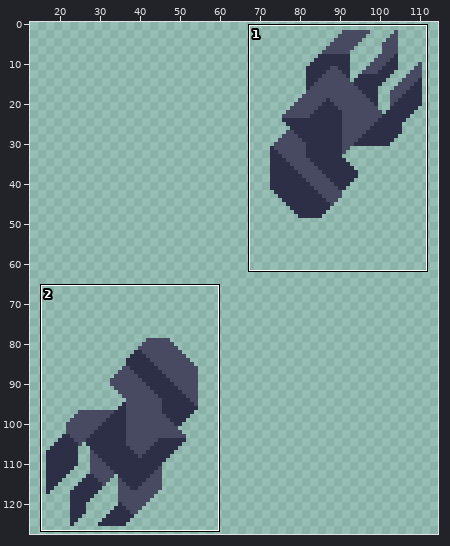
Sprite sheet, stored at sprites/units/axatar/ground-attack/hornet-leg.png. The picture above shows the old version from afar; the outline marks the close-up.
Close-up. Before the commit:
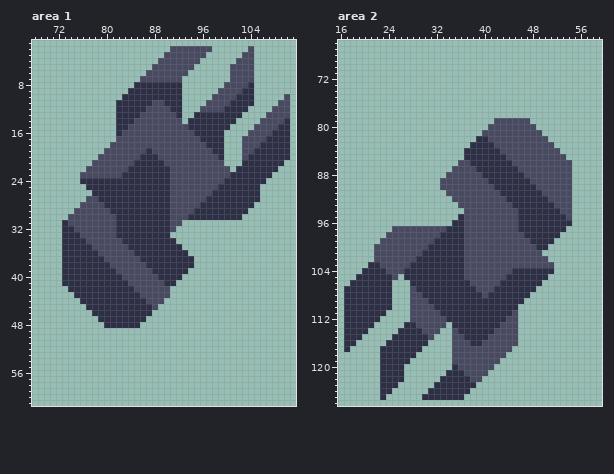
The file is 128x128 pixels. Shown: area 1: x 68..111, y 1..61; area 2: x 16..59, y 66..126. The wide view leaves out empty margins.
And afterwards:
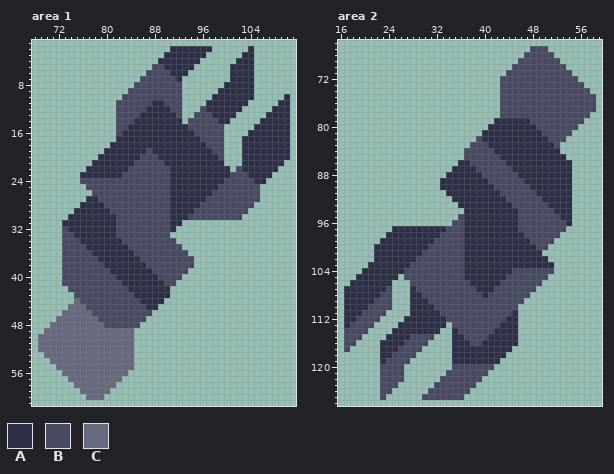
Palette (. is transparent): A #2c2f45  B #474a61  C #67697f
Difference:
Changed rows in their new state; - is an unchanged pixel.
Area 1:
first column x 69:
 2 ----------------------AAAAAAA------A------
 3 ---------------------AAAAAAA------AA------
 4 --------------------AAAAAAA------AAA------
 5 ---------------------AAAAA------AAAA------
 6 ----------------------AAA-------AAAA------
 7 -----------------------A--------AAAA------
 8 ----------------BBBBBBBB-------AAAA-------
 9 ---------------BBBBBBBBB------AAAA--------
10 --------------BBBBBBBBBB-----AAAA--------A
11 -------------BBBBBBAABBB----AAAA---.----AA
12 -------------BBBBBAAAABB----AAA---.----AAA
13 -------------BBBBAAAAAAB--BBB----.----AAAA
14 -------------BBBAAAAAAAA-BBBBB--.----AAAA-
15 -------------BBAAAAAAAAAABBBBBB.----AAAA--
16 -------------BAAAAAAAAAAAABBBBB----AAAA---
17 -------------AAAAAAAAAAAAAABBBB---AAAA----
18 ------------AAAAAAAAAAAAAAAABBB---AAA-----
19 -----------AAAAAAABAAAAAAAAAABB---AA------
20 ----------AAAAAAABBBAAAAAAAAAAB---A-------
21 ---------AAAAAAABBBBBAAAAAAAAAA-----------
22 --------AAAAAAABBBBBBBAAAAAAAAAA-B--------
23 -------AAAAAAABBBBBBBBAAAAAAAAAABBB-------
24 -------BBBBBBBBBBBBBBBAAAAAAAAABBBBB------
25 --------BBBBBBBBBBBBBBAAAAAAAABBBBBBB-----
26 ---------BBBBBBBBBBBBBAAAAAAABBBBBBBB-----
27 --------AABBBBBBBBBBBBAAAAAABBBBBBBBB-----
28 -------AAAABBBBBBBBBBBAAAAABBBBBBBBB------
29 ------AAAAAABBBBBBBBBBAAAABBBBBBBBB-------
30 -----AAAAAAAABBBBBBBBBAAABBBBBBBBB--------
31 -----AAAAAAAABBBBBBBBBAA------------------
32 ----B-AAAAAAABBBBBBBBBA-------------------
33 ----BB-AAAAAABBBBBBBBB--------------------
34 ----BBB-AAAAAABBBBBBBBB-------------------
35 ----BBBB-AAAAAABBBBBBBBB------------------
36 ----BBBBB-AAAAAABBBBBBBBB-----------------
37 ----BBBBBB-AAAAAABBBBBBBBB----------------
38 ----BBBBBBB-AAAAAABBBBBBBB----------------
39 ----BBBBBBBB-AAAAAABBBBBB-----------------
40 ----BBBBBBBBB-AAAAAABBBB------------------
41 ----BBBBBBBBBB-AAAAAABB-------------------
42 -----BBBBBBBBBB-AAAAAA--------------------
43 ------BBBBBBBBBB-AAAAA--------------------
44 ------CBBBBBBBBBB-AAA---------------------
45 -----CCCBBBBBBBBBB-A----------------------
46 ----CCCCCBBBBBBBBBB-----------------------
47 ---CCCCCCCBBBBBBBB------------------------
48 --CCCCCCCCCBBBBBB-------------------------
49 -CCCCCCCCCCCCCCC--------------------------
50 CCCCCCCCCCCCCCCC--------------------------
51 CCCCCCCCCCCCCCCC--------------------------
52 CCCCCCCCCCCCCCCC--------------------------
53 -CCCCCCCCCCCCCCC--------------------------
54 --CCCCCCCCCCCCCC--------------------------
55 ---CCCCCCCCCCCCC--------------------------
56 ----CCCCCCCCCCC---------------------------
57 -----CCCCCCCCC----------------------------
58 ------CCCCCCC-----------------------------
59 -------CCCCC------------------------------
60 --------CCC-------------------------------
Area 2:
first column x 17:
 67 -------------------------------BBB--------
 68 ------------------------------BBBBB-------
 69 -----------------------------BBBBBBB------
 70 ----------------------------BBBBBBBBB-----
 71 ---------------------------BBBBBBBBBBB----
 72 --------------------------BBBBBBBBBBBBB---
 73 --------------------------BBBBBBBBBBBBBB--
 74 --------------------------BBBBBBBBBBBBBBB-
 75 --------------------------BBBBBBBBBBBBBBBB
 76 --------------------------BBBBBBBBBBBBBBBB
 77 --------------------------BBBBBBBBBBBBBBBB
 78 --------------------------BBBBBBBBBBBBBBB-
 79 -------------------------AAAAAABBBBBBBBB--
 80 ------------------------AAAAAAAABBBBBBB---
 81 -----------------------AAAAAAAAAABBBBB----
 82 ----------------------B-AAAAAAAAAABBB-----
 83 ---------------------BBB-AAAAAAAAAAB------
 84 --------------------BBBBB-AAAAAAAAAA------
 85 --------------------BBBBBB-AAAAAAAAAA-----
 86 -------------------AABBBBBB-AAAAAAAAAA----
 87 ------------------AAAABBBBBB-AAAAAAAAA----
 88 -----------------AAAAAABBBBBB-AAAAAAAA----
 89 ----------------AAAAAAAABBBBBB-AAAAAAA----
 90 ----------------AAAAAAAAABBBBBB-AAAAAA----
 91 -----------------AAAAAAAAABBBBBB-AAAAA----
 92 ------------------AAAAAAAAABBBBBB-AAAA----
 93 -------------------AAAAAAAAABBBBBB-AAA----
 94 --------------------AAAAAAAAABBBBBB-AA----
 95 -------------------BAAAAAAAAABBBBBBB-A----
 96 ------------------BBAAAAAAAAABBBBBBBB-----
 97 --------AAAAAAAAABBBAAAAAAAAABBBBBBBB-----
 98 -------AAAAAAAAABBBBAAAAAAAAAABBBBBB------
 99 ------AAAAAAAAABBBBBAAAAAAAAAAABBBB-------
100 -----AAAAAAAAABBBBBBAAAAAAAAAAAABB--------
101 -----AAAAAAAABBBBBBBAAAAAAAAAAAAA---------
102 -----AAAAAAABBBBBBBBAAAAAAAAAAAAAA--------
103 ------AAAAABBBBBBBBBAAAAAAAAAAAAAAA-------
104 -------AAABBBBBBBBBBAAAAAAAABBBBBBB-------
105 --------A-BBBBBBBBBBAAAAAAABBBBBBB--------
106 -----------BBBBBBBBBBAAAAABBBBBBB---------
107 -------B---ABBBBBBBBBBAAABBBBBBB----------
108 ------BB---AABBBBBBBBBBABBBBBBB-----------
109 -----BBB---AAABBBBBBBBBBBBBBBB------------
110 ----BBBB---AAAABBBBBBBBBBBBBB-------------
111 ---BBBB----AAAAABBBBBBBBBBBBA-------------
112 --BBBB----AAAAAAABBBBBBBBBBAA-------------
113 -BBBB----A--AAAAA-BBBBBBBBAAA-------------
114 BBBB----A----AAA--ABBBBBBAAAA-------------
115 BBB----A---BBB----AABBBBAAAAA-------------
116 BB----A---BBBB----AAABBAAAAAA-------------
117 B--------BBBB-----AAAAAAAAAA--------------
118 --------BBBB------AAAAAAAAA---------------
119 -------BBBB-------AAAAAAAA----------------
120 ------BBBB--------B-----------------------
121 ------BBBB-------BBB----------------------
122 ------BBBB------BBBBB---------------------
123 ------BBB------BBBBBBB--------------------
124 ------BB------BBBBBBB---------------------
125 ------B------BBBBBBB----------------------
Changed places in both close-ups, as pixel boxes (x1, y1, x2, y2):
changed: (38, 46, 290, 400)
changed: (344, 46, 596, 400)
